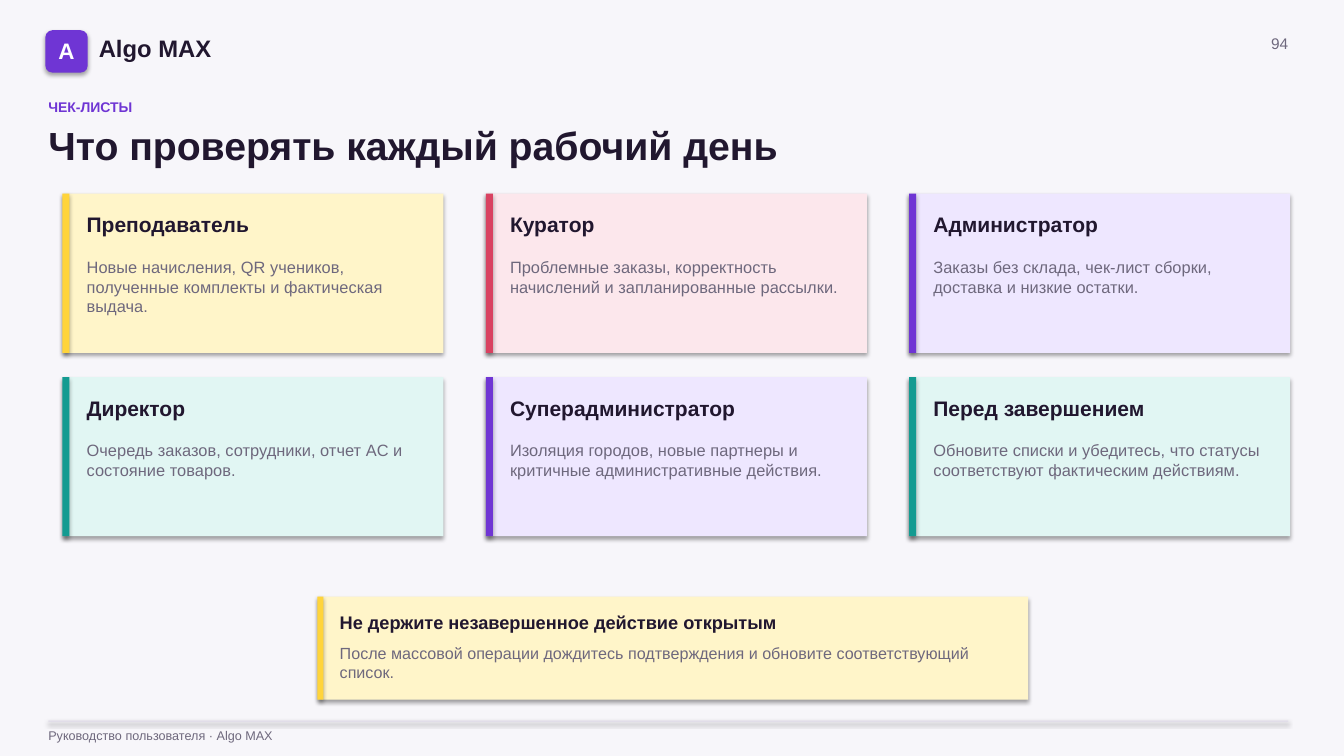
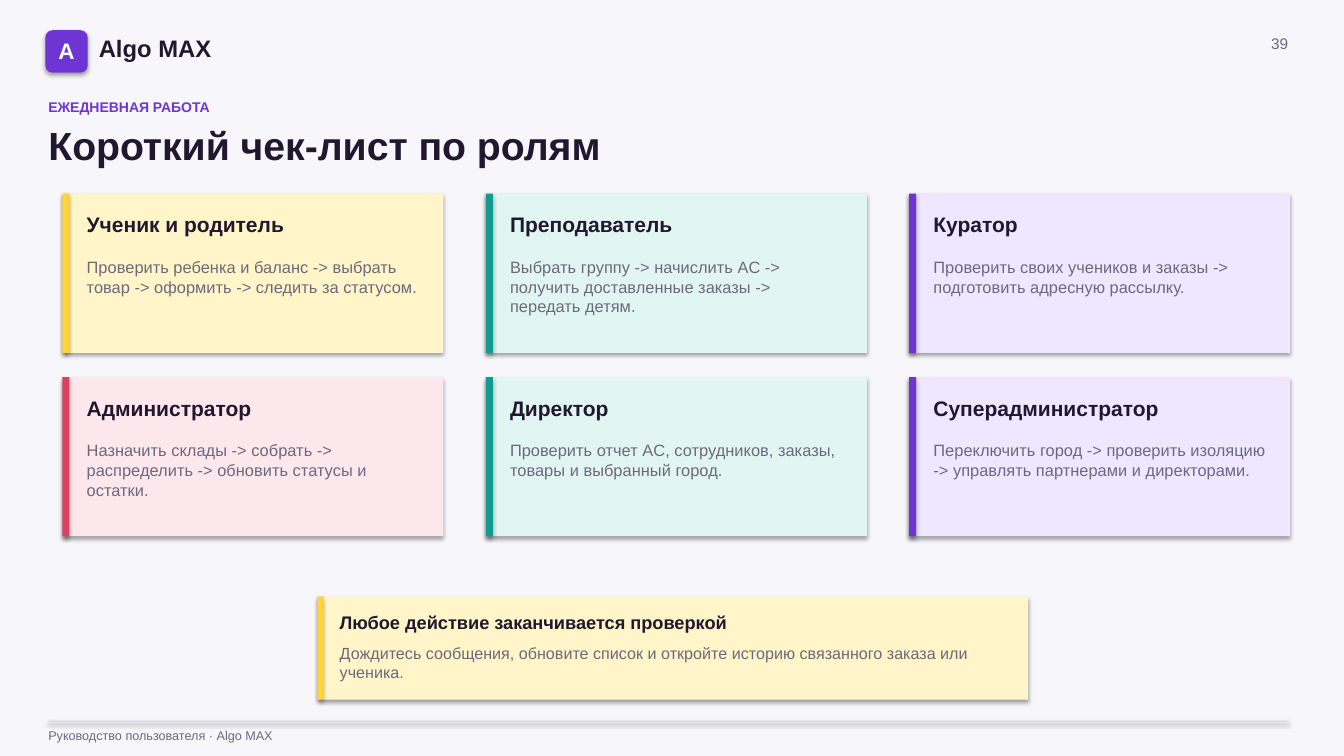
Before and after one commit to ImDoubleU/algo-bot-max, a slide deck: slide 39 of docs/Algo_MAX_Руководство_по_ролям.pptx (slide 94 before the commit). Drawn at 1344x756 pixels with LibreOffice and Linux fonts; fonts in the diff are those of the drawing. Boxes give left, top, right and bottom in pixels: in the first picture for what was removed or moved away, otherwise in the second. Text is boxed around its words. In the diff, an @@ line names an element or a change of style, - is before the commit and + after.

```diff
--- a/docs/Algo_MAX_Руководство_по_ролям.pptx
+++ b/docs/Algo_MAX_Руководство_по_ролям.pptx
@@ text at (1271,38,1288,49): text changed @@
-94
+39
@@ text at (48,102,210,115): text changed @@
-ЧЕК-ЛИСТЫ
+ЕЖЕДНЕВНАЯ РАБОТА
@@ text at (48,131,601,168): text changed @@
-Что проверять каждый рабочий день
+Короткий чек-лист по ролям
@@ rectangle at (486,194,867,353): fill #FCE7EC to #E1F6F3 @@
@@ rectangle at (486,194,493,353): fill #D94261 to #149B91 @@
@@ text at (87,217,284,237): text changed @@
-Преподаватель
+Ученик и родитель
@@ text at (510,217,672,237): text changed @@
-Куратор
+Преподаватель
@@ text at (933,217,1017,237): text changed @@
-Администратор
+Куратор
@@ text at (87,261,417,296): text changed @@
-Новые начисления, QR учеников, полученные комплекты и фактическая выдача.
+Проверить ребенка и баланс -> выбрать товар -> оформить -> следить за статусом.
@@ text at (510,261,761,316): text changed @@
-Проблемные заказы, корректность начислений и запланированные рассылки.
+Выбрать группу -> начислить AC -> получить доставленные заказы -> передать детям.
@@ text at (933,262,1208,296): text changed @@
-Заказы без склада, чек-лист сборки, доставка и низкие остатки.
+Проверить своих учеников и заказы -> подготовить адресную рассылку.
@@ rectangle at (63,377,444,536): fill #E1F6F3 to #FCE7EC @@
@@ rectangle at (63,377,70,536): fill #149B91 to #D94261 @@
@@ rectangle at (486,377,867,536): fill #EEE7FF to #E1F6F3 @@
@@ rectangle at (486,377,493,536): fill #6F35D4 to #149B91 @@
@@ rectangle at (909,377,1291,536): fill #E1F6F3 to #EEE7FF @@
@@ rectangle at (909,377,917,536): fill #149B91 to #6F35D4 @@
@@ text at (87,401,251,420): text changed @@
-Директор
+Администратор
@@ text at (510,401,608,420): text changed @@
-Суперадминистратор
+Директор
@@ text at (933,401,1158,420): text changed @@
-Перед завершением
+Суперадминистратор
@@ text at (87,444,366,496): text changed @@
-Очередь заказов, сотрудники, отчет AC и состояние товаров.
+Назначить склады -> собрать -> распределить -> обновить статусы и остатки.
@@ text at (510,444,835,480): text changed @@
-Изоляция городов, новые партнеры и критичные административные действия.
+Проверить отчет AC, сотрудников, заказы, товары и выбранный город.
@@ text at (933,445,1265,480): text changed @@
-Обновите списки и убедитесь, что статусы соответствуют фактическим действиям.
+Переключить город -> проверить изоляцию -> управлять партнерами и директорами.
@@ text at (340,615,726,633): text changed @@
-Не держите незавершенное действие открытым
+Любое действие заканчивается проверкой
@@ text at (340,647,967,682): text changed @@
-После массовой операции дождитесь подтверждения и обновите соответствующий список.
+Дождитесь сообщения, обновите список и откройте историю связанного заказа или ученика.
```
Also in this commit, not shown: 6 other slides changed, 33 slides added, 90 slides removed, 28 other files.
